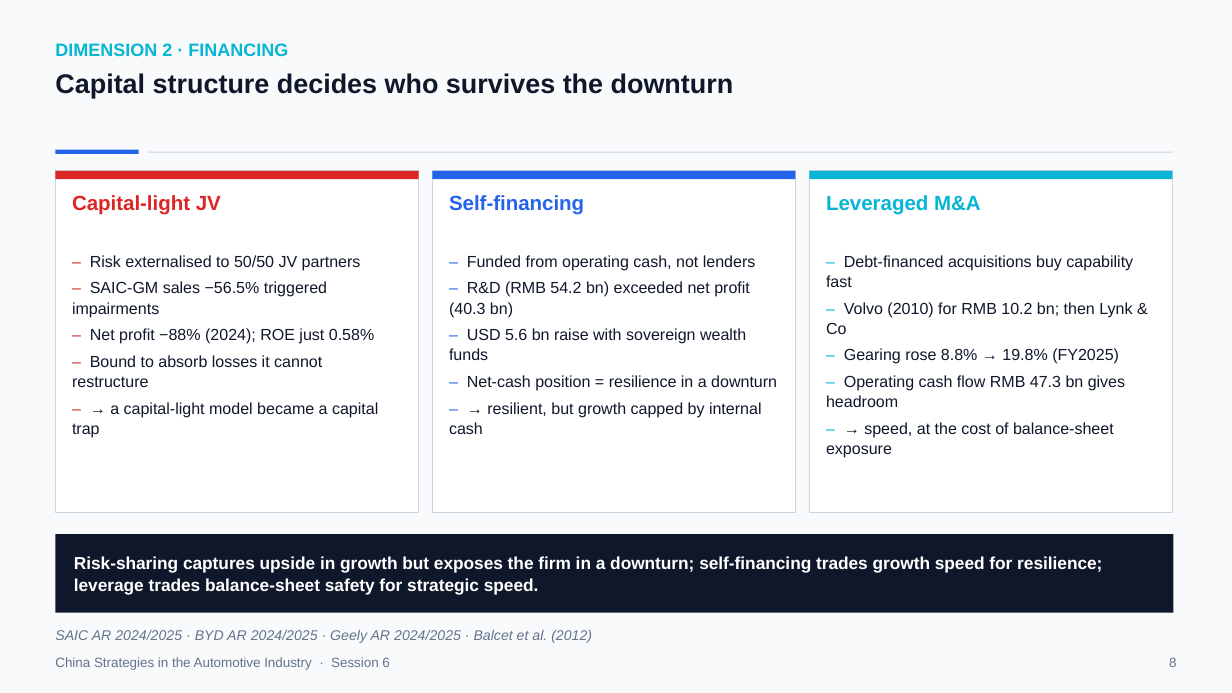
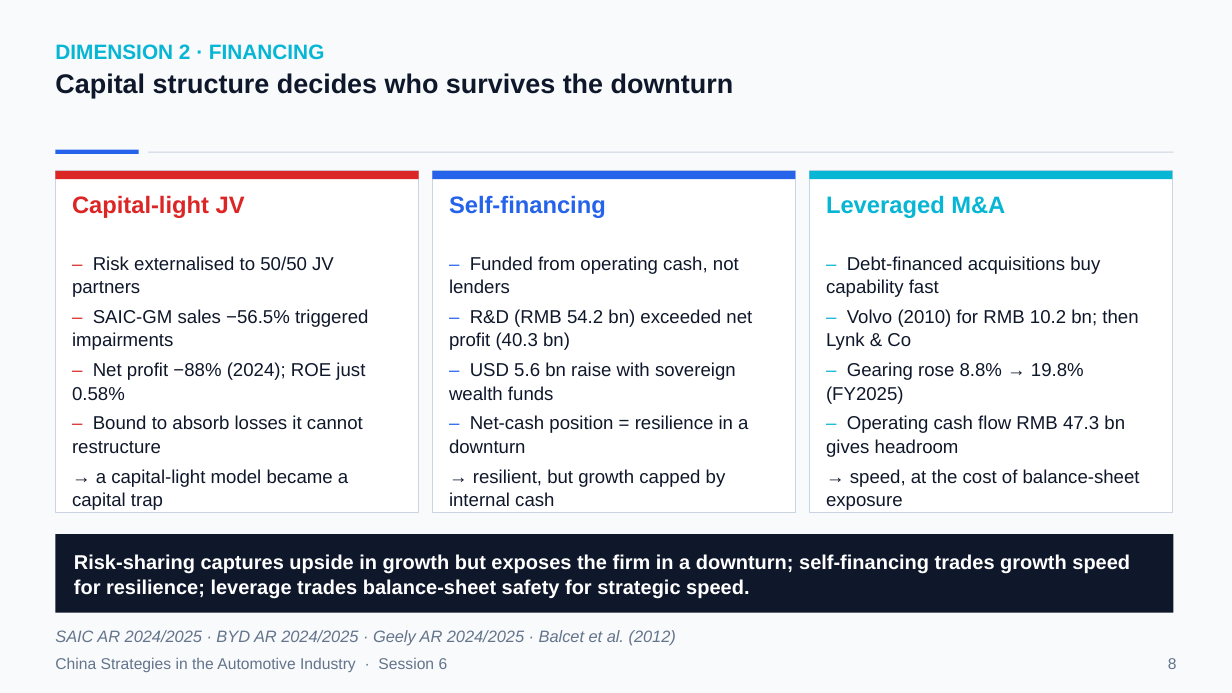
Before and after one commit to mickeymousehacker/CHINA-seminar-paper, a slide deck: slide 8 of research/presentation/China-Strategies-Presentation-FINAL.pptx. Drawn at 1232x693 pixels with LibreOffice and Linux fonts; fonts in the diff are those of the drawing. Boxes give left, top, right and bottom in pixels: in the first picture for what was removed or moved away, otherwise in the second. Text is boxed around its words. In the diff, an @@ line names an element or a change of style, - is before the commit and + after.

```diff
--- a/research/presentation/China-Strategies-Presentation-FINAL.pptx
+++ b/research/presentation/China-Strategies-Presentation-FINAL.pptx
@@ text "DIMENSION 2 · FINANCING" at (55, 44, 324, 60): size 14 to 16.2 pt @@
@@ size 16 to 18.6 pt in 3 elements at (72, 195, 245, 218), (449, 195, 606, 218), (826, 195, 1005, 218) @@
@@ text at (72, 256, 368, 453): size 12.5 to 14.5 pt in "– Risk externalised to 50/50 JV partners", "– SAIC-GM sales −56.5% triggered impairments", "– Net profit −88% (2024); ROE just ...", "– Bound to absorb losses it cannot ..." @@
@@ text at (449, 256, 752, 453): size 12.5 to 14.5 pt in "– Funded from operating cash, not lenders", "– R&D (RMB 54.2 bn) exceeded net ...", "– USD 5.6 bn raise with sovereign ...", "– Net-cash position = resilience in a ..." @@
@@ text at (826, 256, 1138, 457): size 12.5 to 14.5 pt in "– Debt-financed acquisitions buy capability fast", "– Volvo (2010) for RMB 10.2 bn; ...", "– Gearing rose 8.8% → 19.8% (FY2025)", "– Operating cash flow RMB 47.3 bn ..." @@
@@ text at (72, 469, 348, 510): text changed; size 12.5 to 14.5 pt @@
-– → a capital-light model became a capital trap
+→ a capital-light model became a capital trap
@@ text at (449, 469, 726, 506): text changed; size 12.5 to 14.5 pt @@
-– → resilient, but growth capped by internal cash
+→ resilient, but growth capped by internal cash
@@ text at (850, 469, 1140, 487): text changed; size 12.5 to 14.5 pt @@
-– → speed, at the cost of balance-sheet exposure
+→ speed, at the cost of balance-sheet exposure
@@ text "Risk-sharing captures upside in growth ..." at (74, 554, 1130, 599): size 13.5 to 15.7 pt @@
@@ text "SAIC AR 2024/2025 · BYD ..." at (55, 630, 676, 646): size 11 to 12.8 pt @@
@@ text "China Strategies in the Automotive ..." at (55, 657, 448, 672): size 10.5 to 12.2 pt @@
@@ text "8" at (1168, 658, 1177, 669): size 10.5 to 12.2 pt @@
```
Also in this commit, not shown: 19 other slides changed, 2 other files.
